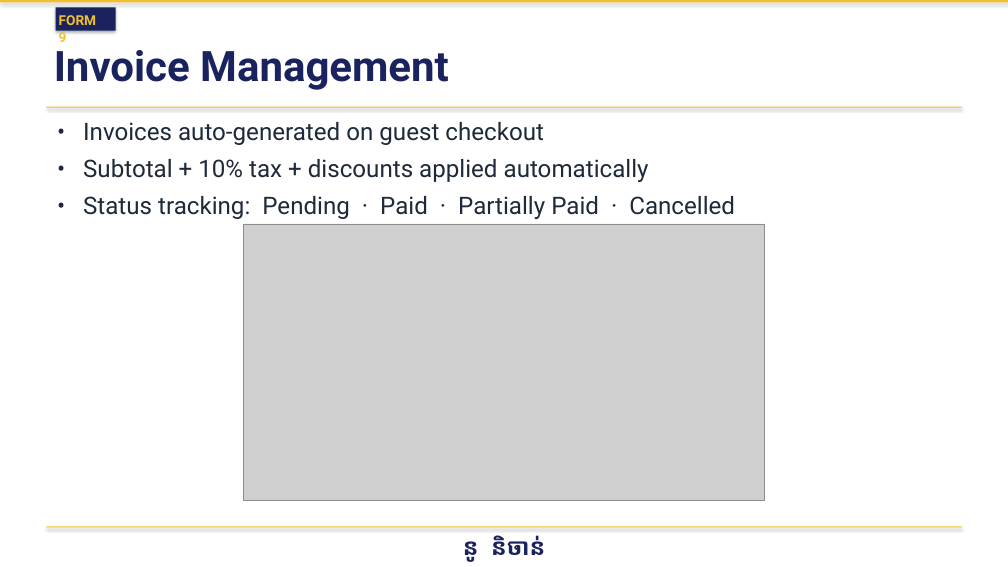
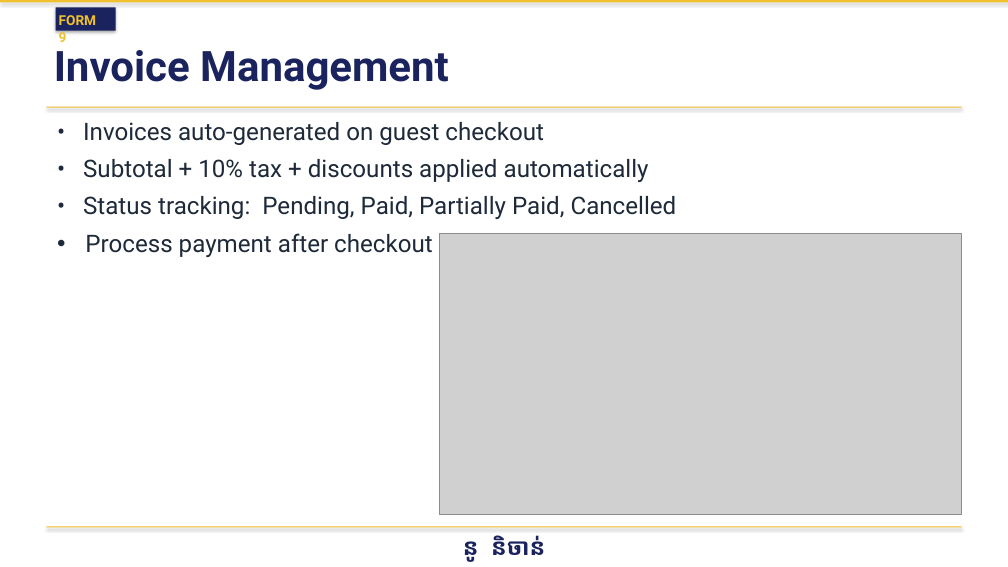
Before and after one commit to Vireakrom/hotel-management-system-OOAD, a slide deck: slide 12 of Documentation/HotelManagementSystem.pptx. Drawn at 1008x567 pixels with LibreOffice and Linux fonts; fonts in the diff are those of the drawing; grey boxes stand for pictures. Boxes give left, top, right and bottom in pixels: in the first picture for what was removed or moved away, otherwise in the second. Text is boxed around its words. In the diff, an @@ line names an element or a change of style, - is before the commit and + after.

```diff
--- a/Documentation/HotelManagementSystem.pptx
+++ b/Documentation/HotelManagementSystem.pptx
@@ text at [83,196,677,257]: text changed @@
-• Status tracking: Pending · Paid · Partially Paid · Cancelled
+• Status tracking: Pending, Paid, Partially Paid, Cancelled
+• Process payment after checkout
@@ picture removed at [243,224,765,501] @@
@@ picture added at [439,234,962,514] @@
```
Also in this commit, not shown: 13 other slides changed, 13 other files.
